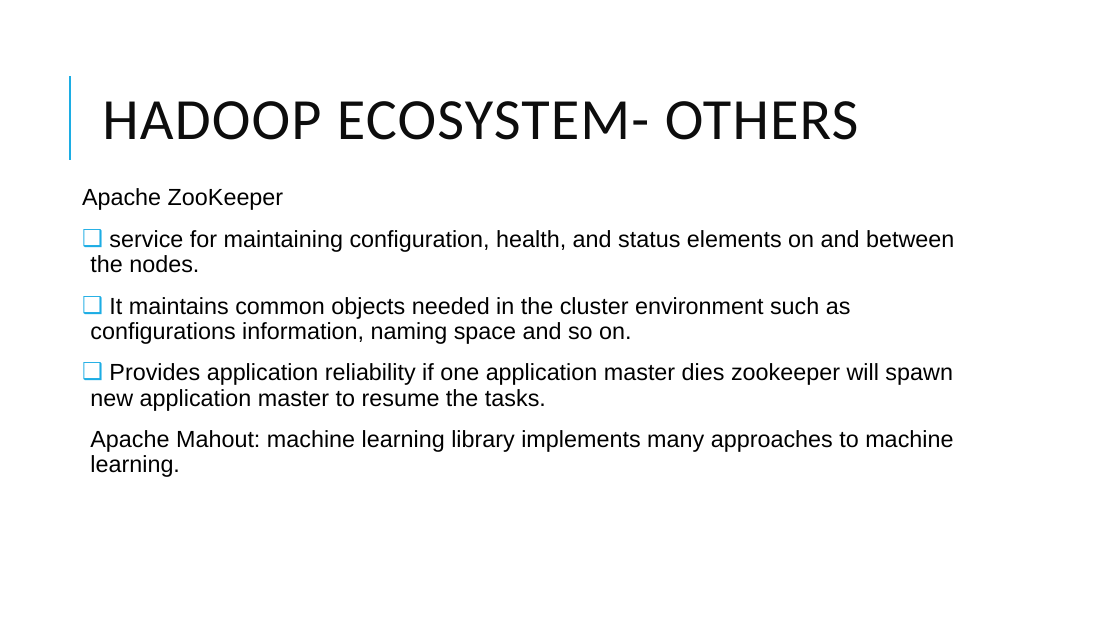
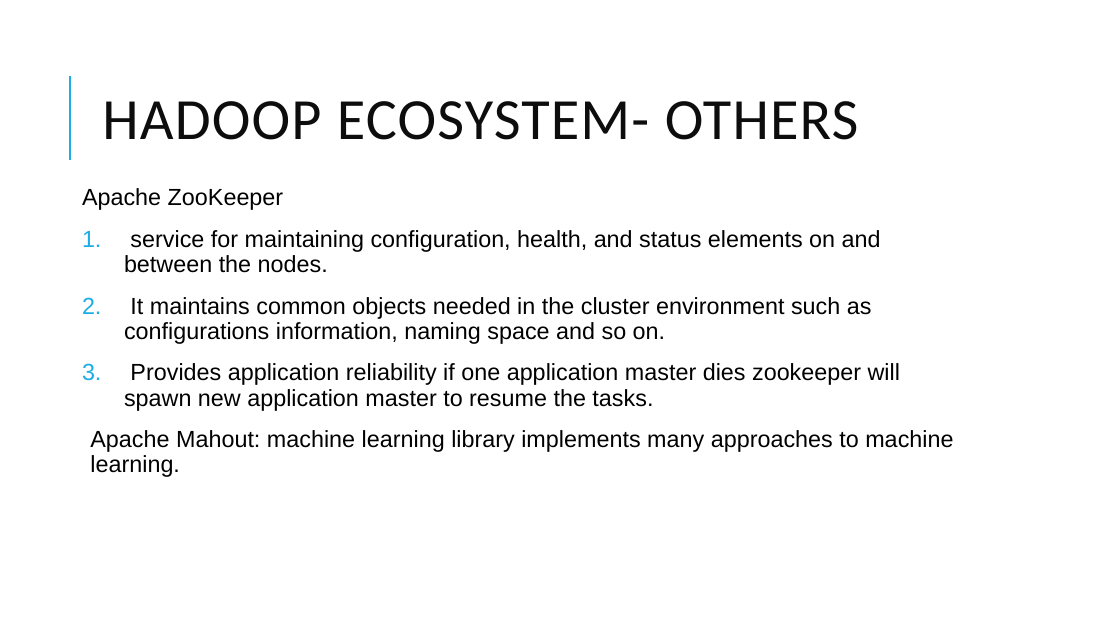
Before and after one commit to dsjili/eecs4314, a slide deck: slide 49 of EECS 4413 ASSIGNMENT 1.pptx. Drawn at 1120x630 pixels with LibreOffice and Linux fonts; fonts in the diff are those of the drawing. Boxes give left, top, right and bottom in pixels: in the first picture for what was removed or moved away, otherwise in the second. Text is boxed around its words. In the diff, an @@ line names an element or a change of style, - is before the commit and + after.

Commit message:
FINAL VERSION
For presentation on Oct.16, 2016

```diff
--- a/EECS 4413 ASSIGNMENT 1.pptx
+++ b/EECS 4413 ASSIGNMENT 1.pptx
@@ text at [124,230,900,411]: bullet ❑ to 1. @@
```
Also in this commit, not shown: 2 other slides changed.
